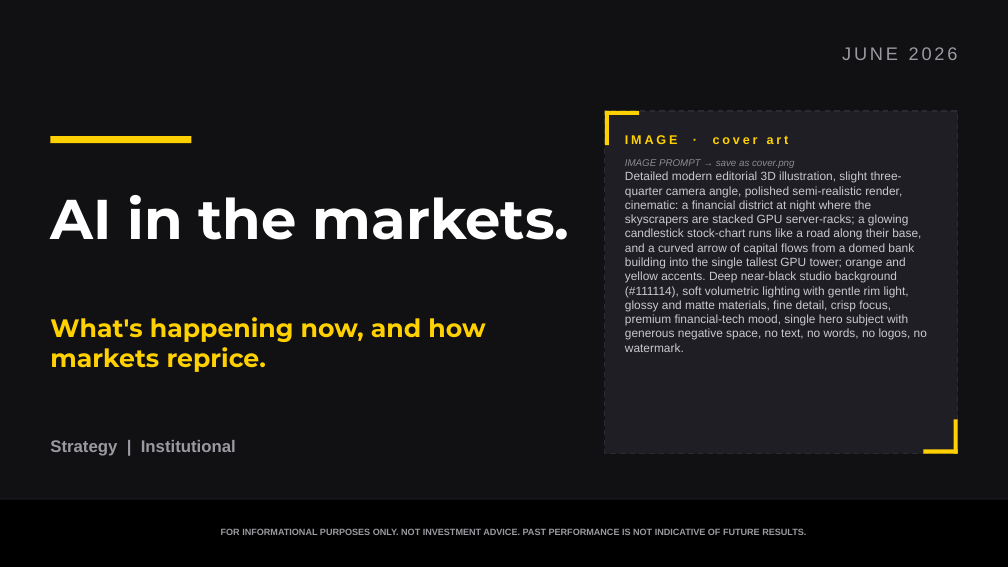
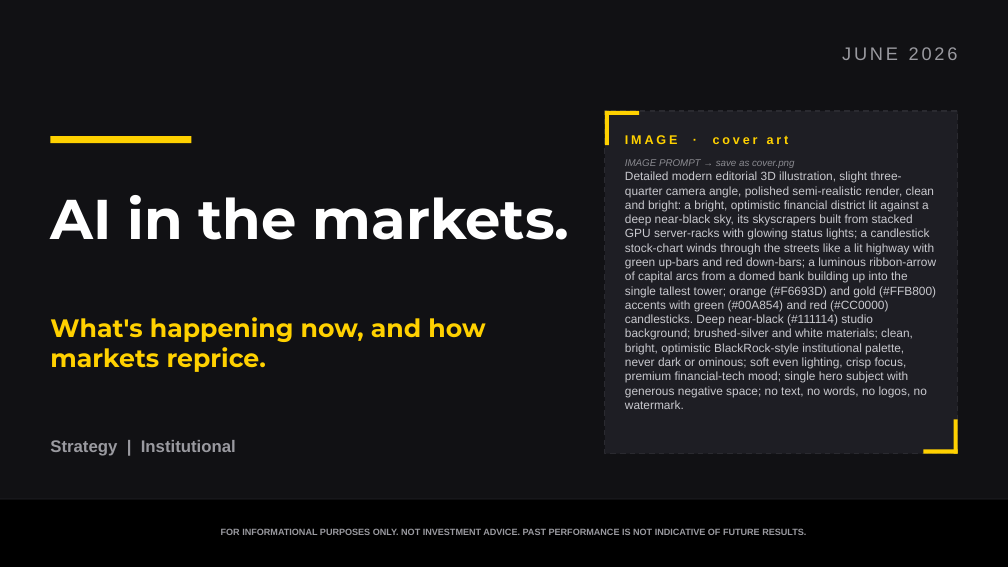
Before and after one commit to samuelcmcclellan-cell/ai-markets-deck, a slide deck: slide 1 of ai-markets-deck.pptx. Drawn at 1008x567 pixels with LibreOffice and Linux fonts; fonts in the diff are those of the drawing. Boxes give left, top, right and bottom in pixels: in the first picture for what was removed or moved away, otherwise in the second. Text is boxed around its words. In the diff, an @@ line names an element or a change of style, - is before the commit and + after.

```diff
--- a/ai-markets-deck.pptx
+++ b/ai-markets-deck.pptx
@@ text at [625, 171, 936, 409]: text changed @@
-Detailed modern editorial 3D illustration, slight three-quarter camera angle, polished semi-realistic render, cinematic: a financial district at night where the skyscrapers are stacked GPU server-racks; a glowing candlestick stock-chart runs like a road along their base, and a curved arrow of capital flows from a domed bank building into the single tallest GPU tower; orange and yellow accents. Deep near-black studio background (#111114), soft volumetric lighting with gentle rim light, glossy and matte materials, fine detail, crisp focus, premium financial-tech mood, single hero subject with generous negative space, no text, no words, no logos, no watermark.
+Detailed modern editorial 3D illustration, slight three-quarter camera angle, polished semi-realistic render, clean and bright: a bright, optimistic financial district lit against a deep near-black sky, its skyscrapers built from stacked GPU server-racks with glowing status lights; a candlestick stock-chart winds through the streets like a lit highway with green up-bars and red down-bars; a luminous ribbon-arrow of capital arcs from a domed bank building up into the single tallest tower; orange (#F6693D) and gold (#FFB800) accents with green (#00A854) and red (#CC0000) candlesticks. Deep near-black (#111114) studio background; brushed-silver and white materials; clean, bright, optimistic BlackRock-style institutional palette, never dark or ominous; soft even lighting, crisp focus, premium financial-tech mood; single hero subject with generous negative space; no text, no words, no logos, no watermark.
```
Also in this commit, not shown: 3 other slides changed, 3 other files.
